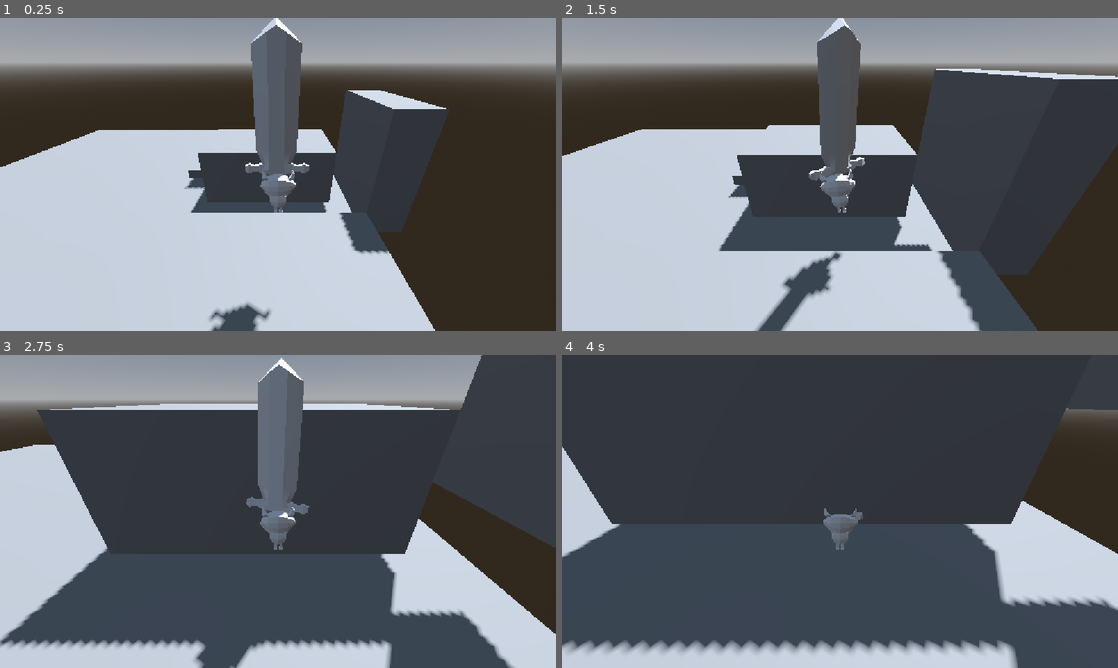
Above: before the commit, frames 1-4 (two rows, left to right).
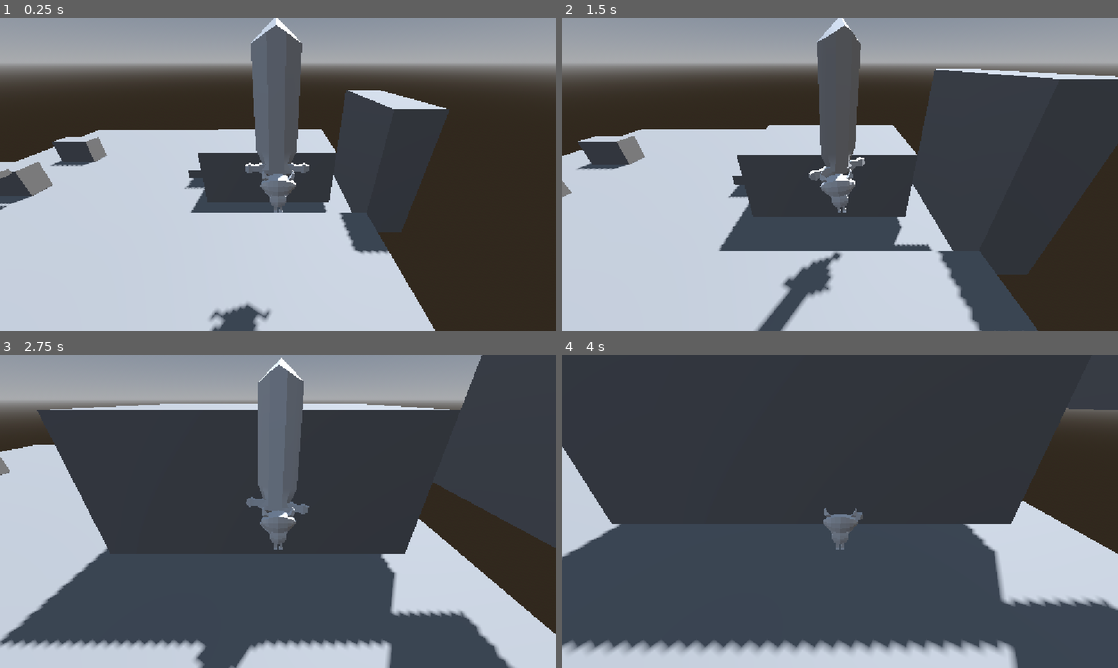
Above: after the commit, the same moments.

Repository: paipaux/TallerVideojuegos
Game: Godot game, scene res://world.tscn
The game is run twice, just before and just after one commit, with the same random seed, the same clock (stepped at 60 frames per second) and the same inputs.
Inputs (mouse positions are in pixels of both pictures, inside the frame that each line leads up to):
- Up to frame 1 (0.25 s): no input
- Up to frame 2 (1.5 s): move the mouse to (867, 174) at 0.52 s; press the mouse at (867, 174) at 0.53 s; hold W (move_up) from 0.53 s (still down); tap Space (jump) at 0.77, 1.07 s; tap E (pivot, bound only after the commit) at 0.8, 1.35 s; move the mouse to (812, 174) at 1.27 s; release the mouse at (812, 174) at 1.28 s
- Up to frame 3 (2.75 s): keep holding W (move_up); tap Space (jump) at 1.52, 1.55, 1.82, 2.1 s; move the mouse to (289, 505) at 2.02 s; press the mouse at (289, 505) at 2.03 s
- Up to frame 4 (4 s): keep holding W (move_up); move the mouse to (834, 517) at 2.77 s; release the mouse at (834, 517) at 2.78 s; click (834, 517) at 2.85 s; tap Space (jump) at 3.02, 3.32, 3.77, 3.8 s; tap E (pivot, bound only after the commit) at 3.05 s; tap Enter at 3.5 s; move the mouse to (878, 514) at 3.52 s; hold E (pivot, bound only after the commit) from 3.53 s (still down)

The runs differ from the first frame. In frame 1, 1.6% of the frame differs, in the area x 0-20%, y 38-62%; in frame 2, 1.0%; in frame 3, less than 0.1%; in frame 4, nothing differs.

Commit message:
feat: mecanica de saltar ocupando la espada

Diff:
--- a/a-tiny-knight's-tale-alpha/player.gd
+++ b/a-tiny-knight's-tale-alpha/player.gd
@@ -8,12 +8,23 @@
 @export var tilt_recovery: float = 9
 @export var trajectory_tilt: float = 0.6
 
+@export var min_pivot_length: float = 1.0 # distancia para pivotear
+@export var boost_inicial: float = 3.0 # fuerza con la que "salta"
+@export var pivot_gravity: float = 0.6 # gravedad se reduce al pivotear
+@export var pivot_push: float = 8.0 # cuanto se puede empujar en el pivote
+
 var has_sword: bool = true
 var active_sword_instance: Node3D = null
 
 var is_moving: bool = false
 var sword_sway: Vector2 = Vector2.ZERO
 
+var is_pivot: bool = false
+var pivot_point: Vector3 =Vector3.ZERO
+var pivot_length: float = 0.0
+var pivot_time: float = 0.0
+var pivot_sword: Transform3D
+
 @onready var sword: Node3D = $sword
 @onready var model: Node3D = $Model
 
@@ -23,12 +34,12 @@
 	Input.mouse_mode = Input.MOUSE_MODE_CAPTURED
 
 func _input(event):
-	if has_sword and event is InputEventMouseMotion:
+	if has_sword and not is_pivot and event is InputEventMouseMotion:
 		sword.rotation.y -= event.relative.x * 0.01
 		sword.rotation.x = clamp(
 			# para que no atraviese el sueloooo
 			sword.rotation.x - event.relative.y * 0.01,
-			deg_to_rad(-90),
+			deg_to_rad(-150),
 			deg_to_rad(90)
 		)
 
@@ -36,17 +47,27 @@
 		sword_sway.y += event.relative.y * tilt_intensity * 0.05
 
 	# clavar y recoger la espadaa
-	if event.is_action_pressed("throw"):
+	if event.is_action_pressed("throw") and not is_pivot:
 		if has_sword:
 			throw_sword()
 		else:
 			retrieve_sword()
 
+	# pivoteaar
+	if event.is_action_pressed("pivot"):
+		if is_pivot:
+			stop_pivot()
+		elif has_sword:
+			start_pivot()
+
 
 func _physics_process(delta: float) -> void:
-
 	var mouse_pos = get_viewport().get_mouse_position()
-	print("Mouse pos: ", mouse_pos)
+	#print("Mouse pos: ", mouse_pos)
+
+	if is_pivot:
+		pivott(delta)
+		return
 
 	if not is_on_floor():
 		velocity += get_gravity() * delta
@@ -130,3 +151,83 @@
 			active_sword_instance = null
 			sword.visible = true
 			has_sword = true
+
+
+# pivtet
+func start_pivot() -> void:
+	var tip_local := Vector3(0, 1.25, 0)  # se puede ir cambiando el 1.25 por otros para que no quede flotando o rara
+	var origin = sword.to_global(tip_local)
+	var forward = sword.global_transform.basis.y.normalized()
+	var target_pos = origin + (forward * reach_distance)
+
+	var space_state = get_world_3d().direct_space_state
+	var query = PhysicsRayQueryParameters3D.create(origin, target_pos)
+	query.exclude = [get_rid()]
+
+	var result = space_state.intersect_ray(query)
+	print("result: ", result)
+
+	if not result:
+		print("no hay nada donde apoyar la espada")
+		return
+
+	var hit: Vector3 = result.position
+	var length: float = global_position.distance_to(hit)
+
+	if length < min_pivot_length:
+		return
+
+	pivot_point = hit
+	pivot_length = length
+	pivot_time = 0.0
+	pivot_sword = sword.transform
+	is_pivot = true
+
+	var radial: Vector3 = (global_position - hit).normalized()
+	var forward_dir: Vector3 = Vector3(-radial.x, 0.0, -radial.z).normalized()
+	var run_speed: float = max(0.0, velocity.dot(forward_dir))
+
+	var tangent_up: Vector3 = (Vector3.UP + forward_dir * 0.5)
+	tangent_up = (tangent_up - radial * tangent_up.dot(radial)).normalized()
+
+	velocity = tangent_up * (boost_inicial + run_speed)
+
+func stop_pivot() -> void:
+	is_pivot = false
+	sword.transform = pivot_sword
+	sword_sway = Vector2.ZERO
+
+func pivott(delta: float) -> void:
+	pivot_time += delta
+	var offset: Vector3 = global_position - pivot_point
+
+	if offset.length() < 0.01:
+		stop_pivot()
+		return
+
+	var radial: Vector3 = offset.normalized()
+	velocity += get_gravity() * pivot_gravity * delta
+
+	var move_input: Vector2 = Input.get_vector("move_left", "move_right", "move_up", "move_down")
+	var dir2: Vector2 = move_input.rotated(-rotation.y)
+	var wish: Vector3 = Vector3(dir2.x, 0.0, dir2.y)
+	var push: Vector3 = wish - radial * wish.dot(radial)
+
+	velocity += push * pivot_push * delta
+	velocity -= radial * velocity.dot(radial)
+	move_and_slide()
+
+	var current_dist: float = global_position.distance_to(pivot_point)
+
+	if current_dist > pivot_length:
+		global_position = pivot_point + (global_position - pivot_point).normalized() * pivot_length
+
+	if sword.global_position.distance_to(pivot_point) > 0.05:
+		sword.look_at(pivot_point, Vector3.UP)
+		sword.rotate_object_local(Vector3.RIGHT, -PI / 2)
+
+	if Input.is_action_just_pressed("jump"):
+		velocity += Vector3.UP * 2.0
+		stop_pivot()
+	elif pivot_time > 0.3 and is_on_floor():
+		stop_pivot()
--- a/a-tiny-knight's-tale-alpha/player.tscn
+++ b/a-tiny-knight's-tale-alpha/player.tscn
@@ -78,7 +78,20 @@
 [node name="TheHero" parent="Model" unique_id=1577262880 instance=ExtResource("2_sweqy")]
 transform = Transform3D(-1, 0, -8.742278e-08, 0, 1, 0, 8.742278e-08, 0, -1, -0.016688973, -0.041174024, 0.1867649)
 
-[node name="TwoBoneIK3D" parent="Model/TheHero/Skeleton3D" parent_id_path=PackedInt32Array(1577262880, 243504938) index="1" unique_id=1193173010]
+[node name="Skeleton3D" parent="Model/TheHero" index="0" unique_id=1565924798]
+bones/1/position = Vector3(0, 0.108205765, 0)
+bones/2/position = Vector3(5.808163e-14, 0.09562379, -0.22312674)
+bones/3/rotation = Quaternion(-0.707214, 8.4280394e-08, -8.4307e-08, 0.70699954)
+bones/13/rotation = Quaternion(0.6669287, 0.23463725, -0.23470825, 0.6671308)
+bones/14/rotation = Quaternion(-0.10046055, -0.03534389, 0.32999, 0.937958)
+bones/15/rotation = Quaternion(0.18493696, -2.7557714e-09, -1.4644142e-08, 0.9827504)
+bones/16/rotation = Quaternion(-0.7696546, -1.2539265e-07, 1.0401841e-07, 0.6384605)
+bones/17/rotation = Quaternion(0.6669287, -0.23463725, 0.23470825, 0.6671308)
+bones/18/rotation = Quaternion(-0.10046055, 0.03534389, -0.32999, 0.937958)
+bones/19/rotation = Quaternion(0.18493699, 2.7557712e-09, 1.4644144e-08, 0.9827505)
+bones/20/rotation = Quaternion(-0.7696546, 1.2539265e-07, -1.04018405e-07, 0.6384605)
+
+[node name="TwoBoneIK3D" parent="Model/TheHero/Skeleton3D" index="1" unique_id=1193173010]
 setting_count = 2
 settings/0/target_node = NodePath("../../../../sword/Marker3D_R")
 settings/0/pole_node = NodePath("../../../PoleNodeR")
--- a/a-tiny-knight's-tale-alpha/project.godot
+++ b/a-tiny-knight's-tale-alpha/project.godot
@@ -57,6 +57,11 @@
 "events": [Object(InputEventMouseButton,"resource_local_to_scene":false,"resource_name":"","device":-1,"window_id":0,"a …(253 unchanged characters)…
 ]
 }
+pivot={
+"deadzone": 0.2,
+"events": [Object(InputEventKey,"resource_local_to_scene":false,"resource_name":"","device":-1,"window_id":0,"alt_pressed":false,"shift_pressed":false,"ctrl_pressed":false,"meta_pressed":false,"pressed":false,"keycode":0,"physical_keycode":69,"key_label":0,"unicode":101,"location":0,"echo":false,"script":null)
+]
+}
 
 [physics]
 
--- a/a-tiny-knight's-tale-alpha/world.tscn
+++ b/a-tiny-knight's-tale-alpha/world.tscn
@@ -36,6 +36,21 @@
 
 [sub_resource type="BoxShape3D" id="BoxShape3D_dib1w"]
 size = Vector3(1, 0.45, 1)
+
+[sub_resource type="BoxMesh" id="BoxMesh_yf5fn"]
+size = Vector3(2, 1.3, 1)
+
+[sub_resource type="BoxShape3D" id="BoxShape3D_57qmd"]
+size = Vector3(2, 1.3, 1)
+
+[sub_resource type="BoxMesh" id="BoxMesh_fj7yv"]
+size = Vector3(0.7, 0.25, 0.7)
+
+[sub_resource type="BoxShape3D" id="BoxShape3D_fj7yv"]
+size = Vector3(0.7, 0.25, 0.7)
+
+[sub_resource type="BoxShape3D" id="BoxShape3D_tlwt5"]
+size = Vector3(0.7, 0.25, 0.7)
 
 [node name="Node3D" type="Node3D" unique_id=1134926575]
 
@@ -123,3 +138,39 @@
 [node name="CollisionShape3D" type="CollisionShape3D" parent="Platfrom3" unique_id=1379692294]
 transform = Transform3D(1, 0, 0, 0, 1, 0, 0, 0, 1, -6.9, -5.8, -3.9)
 shape = SubResource("BoxShape3D_dib1w")
+
+[node name="MiniTower1" type="StaticBody3D" parent="." unique_id=906307293]
+transform = Transform3D(1, 0, 0, 0, 1, 0, 0, 0, 1, -6, 0.65, 0)
+
+[node name="MeshInstance3D" type="MeshInstance3D" parent="MiniTower1" unique_id=420031825]
+mesh = SubResource("BoxMesh_yf5fn")
+
+[node name="CollisionShape3D" type="CollisionShape3D" parent="MiniTower1" unique_id=1406171864]
+shape = SubResource("BoxShape3D_57qmd")
+
+[node name="MiniTower2" type="StaticBody3D" parent="." unique_id=1628501353]
+transform = Transform3D(1, 0, 0, 0, 1, 0, 0, 0, 1, -6, 0.65, -3.7)
+
+[node name="MeshInstance3D" type="MeshInstance3D" parent="MiniTower2" unique_id=980875432]
+mesh = SubResource("BoxMesh_yf5fn")
+
+[node name="CollisionShape3D" type="CollisionShape3D" parent="MiniTower2" unique_id=1613214298]
+shape = SubResource("BoxShape3D_57qmd")
+
+[node name="MiniPlatform" type="StaticBody3D" parent="." unique_id=798772700]
+transform = Transform3D(1, 0, 0, 0, 1, 0, 0, 0, 1, -6.5, 0.7, 1)
+
+[node name="MeshInstance3D" type="MeshInstance3D" parent="MiniPlatform" unique_id=1949657897]
+mesh = SubResource("BoxMesh_fj7yv")
+
+[node name="CollisionShape3D" type="CollisionShape3D" parent="MiniPlatform" unique_id=995583007]
+shape = SubResource("BoxShape3D_fj7yv")
+
+[node name="MiniPlatform2" type="StaticBody3D" parent="." unique_id=836858789]
+transform = Transform3D(1, 0, 0, 0, 1, 0, 0, 0, 1, -5.3, 1.4, 1)
+
+[node name="MeshInstance3D" type="MeshInstance3D" parent="MiniPlatform2" unique_id=2010308791]
+mesh = SubResource("BoxMesh_fj7yv")
+
+[node name="CollisionShape3D" type="CollisionShape3D" parent="MiniPlatform2" unique_id=1562851719]
+shape = SubResource("BoxShape3D_tlwt5")
